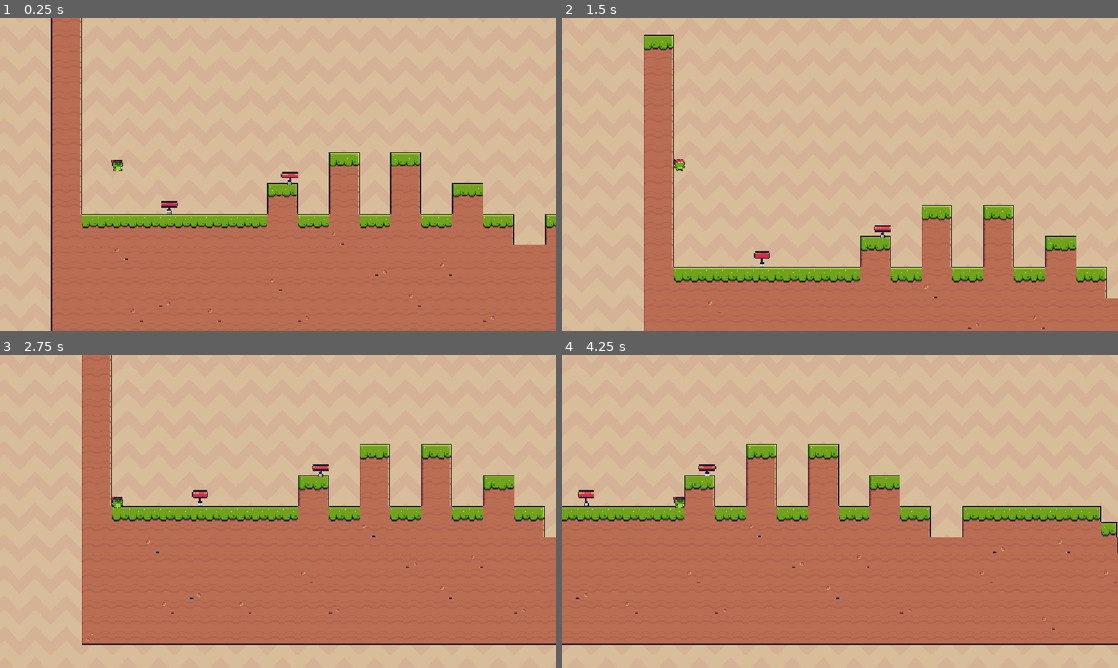
Above: before the commit, frames 1-4 (two rows, left to right).
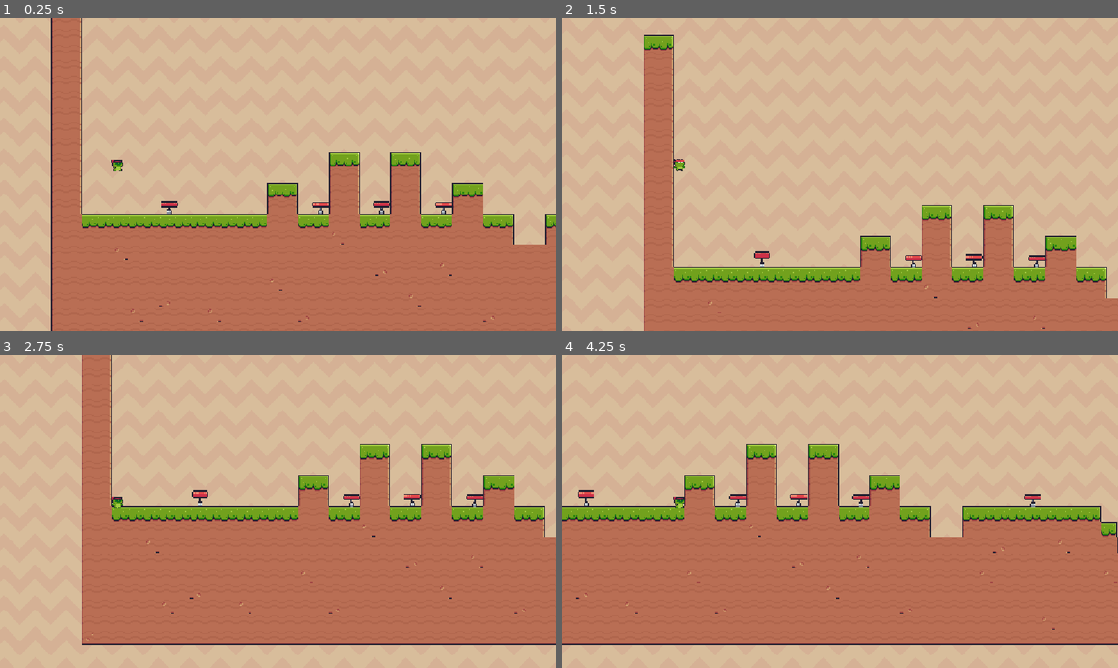
Above: after the commit, the same moments.

Repository: felizhsu0503/platformer-thingy
Game: Godot game, scene res://srcs/assets/node_2d.tscn
Same seed, same stepped clock (60 frames per second), same inputs: the game is played once before the commit and once after it.
Inputs:
- Up to frame 1 (0.25 s): no input
- Up to frame 2 (1.5 s): hold D (right) from 0.53 s (still down); tap W (up) at 0.77 s
- Up to frame 3 (2.75 s): tap W (up) at 1.52 s; release D (right) at 2.03 s; hold A (left) from 2.03 s (still down)
- Up to frame 4 (4.25 s): tap Enter at 2.75 s; release A (left) at 2.78 s; hold D (right) from 2.78 s (still down); tap W (up) at 3.02, 3.77 s

The runs differ from the first frame. In frame 1, 0.3% of the frame differs, in the area x 50-82%, y 49-63%; in frame 2, 0.3%; in frame 3, 0.3%; in frame 4, 0.4%, in the area x 24-87%, y 34-49%.

Commit message:
tyfddftydtuytyddtidtijcyfjxfxjdtyjjtdtdutdfthtkdfftdyfyukfuyfuykyfkug

Diff:
--- a/srcs/assets/node_2d.tscn
+++ b/srcs/assets/node_2d.tscn
@@ -225,8 +225,23 @@
 
 [node name="Node2D" type="Node2D" parent="." unique_id=1445045592]
 
-[node name="AnimatedSprite2D" parent="Node2D" unique_id=251865469 instance=ExtResource("6_v3a28")]
-position = Vector2(48, -106)
+[node name="AnimatedSprite2D7" parent="Node2D" unique_id=251865469 instance=ExtResource("6_v3a28")]
+position = Vector2(1137.125, -76.875)
+
+[node name="AnimatedSprite2D6" parent="Node2D" unique_id=799060316 instance=ExtResource("6_v3a28")]
+position = Vector2(1009.125, -77.87501)
+
+[node name="AnimatedSprite2D5" parent="Node2D" unique_id=1592044709 instance=ExtResource("6_v3a28")]
+position = Vector2(723.125, -44.875)
+
+[node name="AnimatedSprite2D4" parent="Node2D" unique_id=81685095 instance=ExtResource("6_v3a28")]
+position = Vector2(367.12497, -44.875)
+
+[node name="AnimatedSprite2D" parent="Node2D" unique_id=1555611687 instance=ExtResource("6_v3a28")]
+position = Vector2(112, -45.000004)
 
 [node name="AnimatedSprite2D2" parent="Node2D" unique_id=860016196 instance=ExtResource("6_v3a28")]
 position = Vector2(-201.875, -45.875)
+
+[node name="AnimatedSprite2D3" parent="Node2D" unique_id=1325615683 instance=ExtResource("6_v3a28")]
+position = Vector2(238.125, -45.875)
